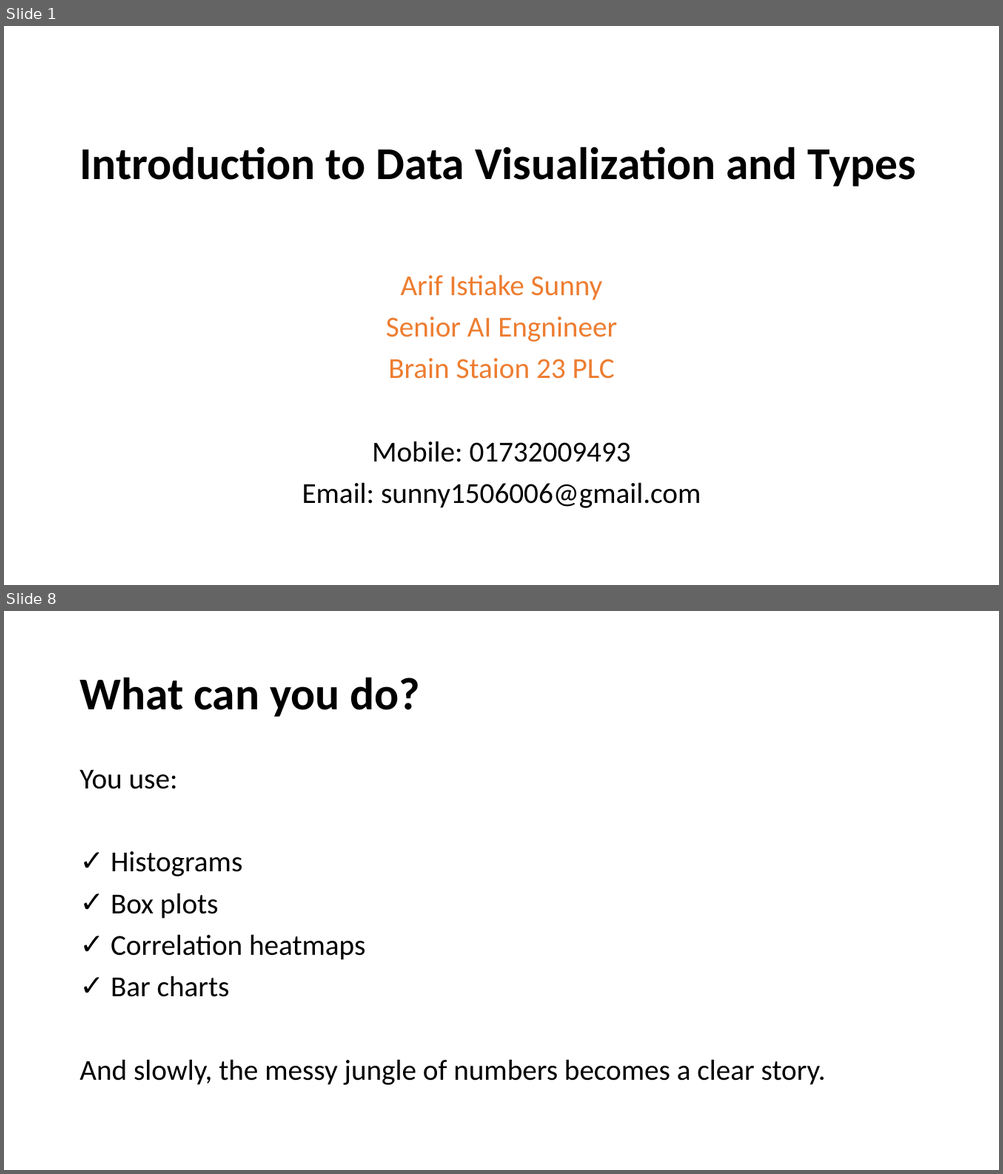
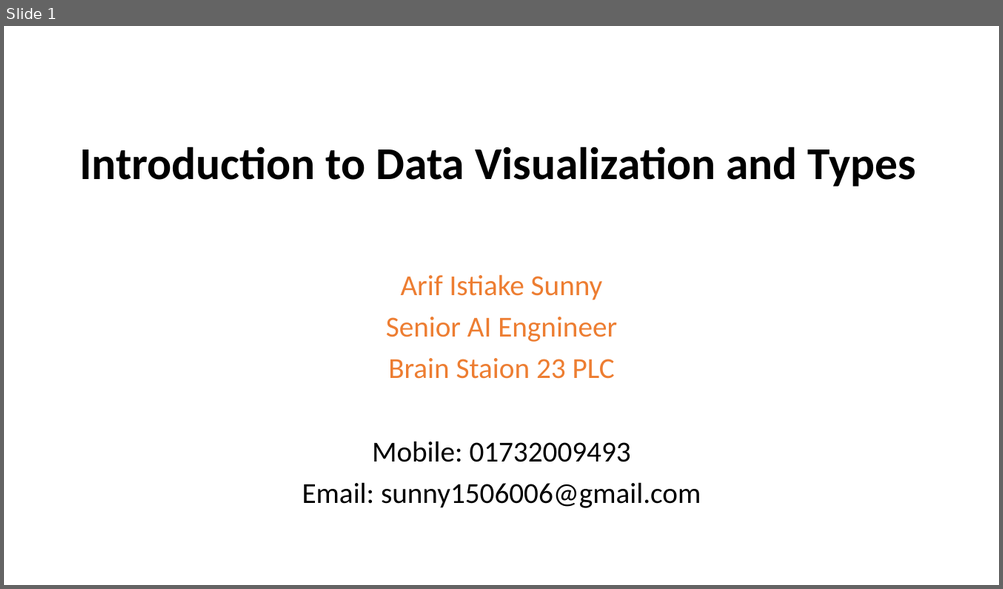
Before and after one commit to nahidniloy14/Data-Visualization, a slide deck: Introduction to Data Visualization and Types.pptx. Shown one above the other, each under a label of ours: slides 1 and 8 before the commit, slide 1 after it; the slides between them are not shown. The pictures are 1003x1174 and 1003x589 pixels, drawn with LibreOffice and Linux fonts; fonts in the diff are those of the drawing. Boxes give left, top, right and bottom in pixels: in the first picture for what was removed or moved away, otherwise in the second. Text is boxed around its words. In the diff, an @@ line names an element or a change of style, - is before the commit and + after.

```diff
--- a/Introduction to Data Visualization and Types.pptx
+++ b/Introduction to Data Visualization and Types.pptx
@@ slide 8 removed at bbox=[4, 611, 999, 1170], background #FFFFFF @@
@@ title removed at bbox=[79, 677, 421, 717] @@
-What can you do?
@@ text removed at bbox=[79, 770, 825, 1085] @@
-You use:
-✓ Histograms
-✓ Box plots
-✓ Correlation heatmaps
-✓ Bar charts
-And slowly, the messy jungle of numbers becomes a clear story.
```
Also in this commit, not shown: 1 slide changed, 8 slides added, 10 other slides removed, 3 other files.
